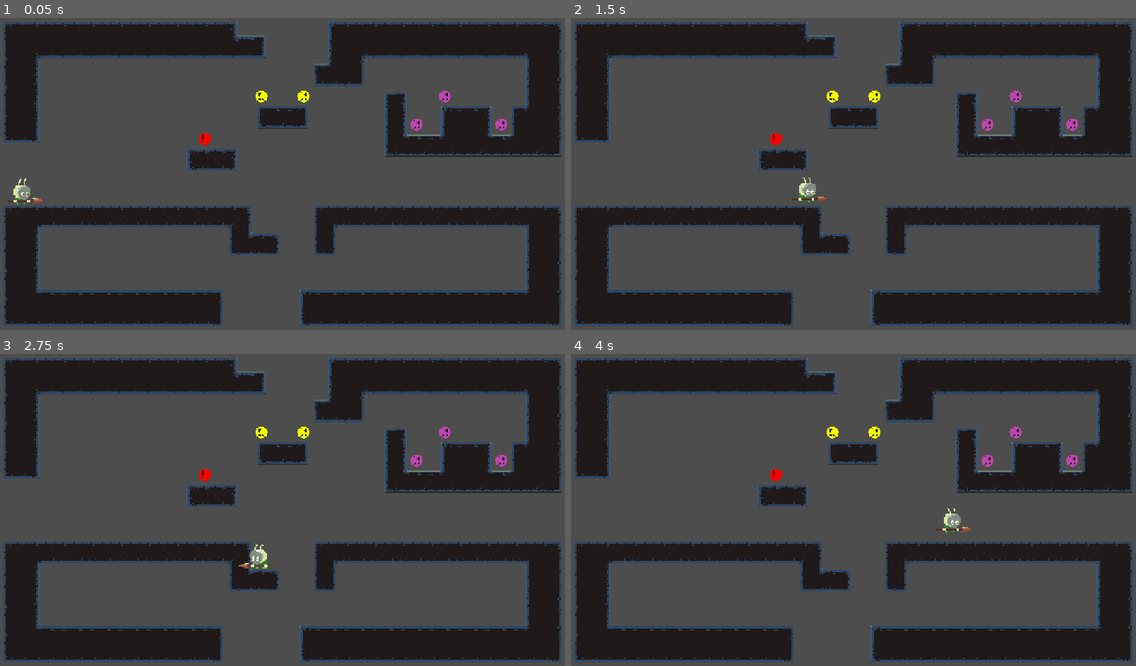
Above: before the commit, frames 1-4 (two rows, left to right).
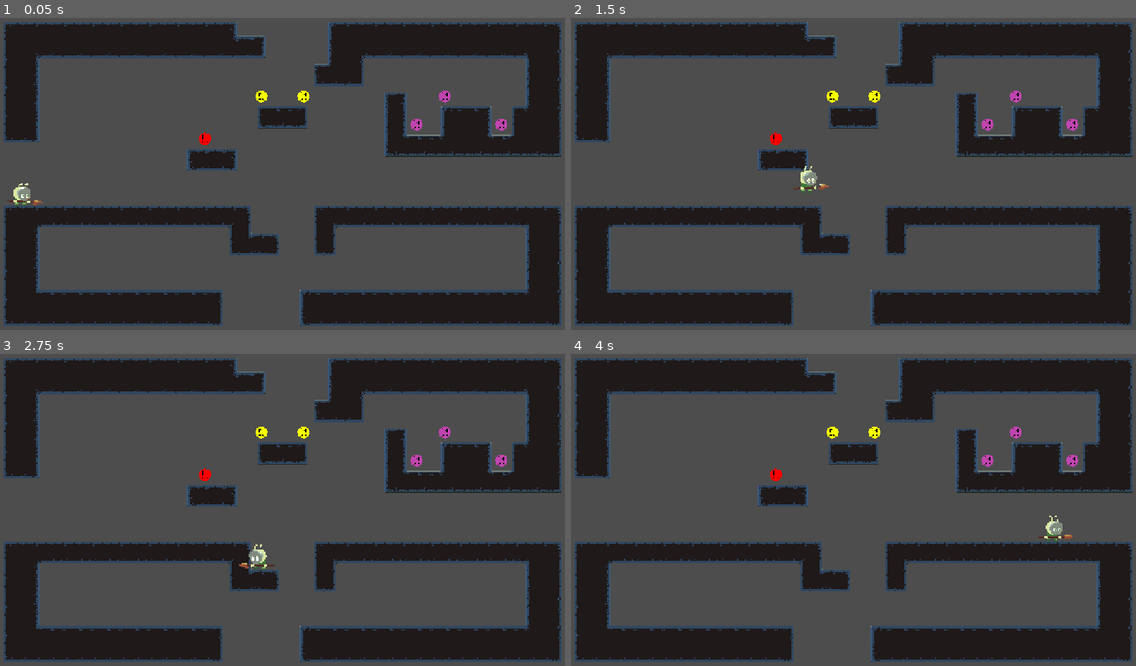
Above: after the commit, the same moments.

Repository: soulwa/ggj2026
Game: Godot game, scene res://Scenes/Levels/example_level4direction.tscn
Two runs of this game, one before a commit and one after it. Both use one fixed random seed, a clock stepped at 60 frames per second and the inputs below. This scene is started directly instead of the project's main scene.
Inputs:
- Up to frame 1 (0.05 s): no input
- Up to frame 2 (1.5 s): tap Enter at 0.5 s; hold X (action) 0.53-1.28 s; hold Right (right) from 0.53 s (still down); tap Z (jump) at 0.77, 0.8, 1.07, 1.35 s
- Up to frame 3 (2.75 s): tap Z (jump) at 1.52, 1.82, 2.3 s; tap X (action) at 1.55 s; release Right (right) at 2.03 s; hold Left (left) from 2.03 s (still down); hold X (action) from 2.03 s (still down)
- Up to frame 4 (4 s): release Left (left) at 2.78 s; release X (action) at 2.78 s; hold Right (right) from 2.78 s (still down); tap Shift (switch_mask) at 2.85 s; tap Z (jump) at 3.02, 3.32, 3.77, 3.8 s; tap X (action) at 3.05 s; hold X (action) from 3.53 s (still down)

The runs differ from the first frame. In frame 1, 0.1% of the frame differs, in the area x 1-8%, y 51-61%; in frame 2, 0.3%; in frame 3, less than 0.1%; in frame 4, 0.4%, in the area x 64-89%, y 49-60%.

Commit message:
player updates

Diff:
--- a/Scenes/Levels/example_level4direction.tscn
+++ b/Scenes/Levels/example_level4direction.tscn
@@ -37,20 +37,20 @@
 direction = 3
 
 [connection signal="body_entered" from="TileMapLayer/LevelTransition" to="TileMapLayer/LevelTransition" method="_on_body_entered"]
-[connection signal="body_entered" from="TileMapLayer/@Area2D@87433" to="TileMapLayer/@Area2D@87433" method="_on_body_entered"]
-[connection signal="body_entered" from="TileMapLayer/@Area2D@87434" to="TileMapLayer/@Area2D@87434" method="_on_body_entered"]
-[connection signal="body_entered" from="TileMapLayer/@Area2D@87435" to="TileMapLayer/@Area2D@87435" method="_on_body_entered"]
-[connection signal="body_entered" from="TileMapLayer/@Area2D@87436" to="TileMapLayer/@Area2D@87436" method="_on_body_entered"]
-[connection signal="body_entered" from="TileMapLayer/@Area2D@87437" to="TileMapLayer/@Area2D@87437" method="_on_body_entered"]
-[connection signal="body_entered" from="TileMapLayer/@Area2D@87438" to="TileMapLayer/@Area2D@87438" method="_on_body_entered"]
-[connection signal="body_entered" from="TileMapLayer/@Area2D@87439" to="TileMapLayer/@Area2D@87439" method="_on_body_entered"]
-[connection signal="body_entered" from="TileMapLayer/@Area2D@87440" to="TileMapLayer/@Area2D@87440" method="_on_body_entered"]
-[connection signal="body_entered" from="TileMapLayer/@Area2D@87441" to="TileMapLayer/@Area2D@87441" method="_on_body_entered"]
-[connection signal="body_entered" from="TileMapLayer/@Area2D@87442" to="TileMapLayer/@Area2D@87442" method="_on_body_entered"]
-[connection signal="body_entered" from="TileMapLayer/@Area2D@87443" to="TileMapLayer/@Area2D@87443" method="_on_body_entered"]
-[connection signal="body_entered" from="TileMapLayer/@Area2D@87444" to="TileMapLayer/@Area2D@87444" method="_on_body_entered"]
-[connection signal="body_entered" from="TileMapLayer/@Area2D@87445" to="TileMapLayer/@Area2D@87445" method="_on_body_entered"]
-[connection signal="body_entered" from="TileMapLayer/@Area2D@87446" to="TileMapLayer/@Area2D@87446" method="_on_body_entered"]
-[connection signal="body_entered" from="TileMapLayer/@Area2D@87447" to="TileMapLayer/@Area2D@87447" method="_on_body_entered"]
-[connection signal="body_entered" from="TileMapLayer/@Area2D@87448" to="TileMapLayer/@Area2D@87448" method="_on_body_entered"]
-[connection signal="body_entered" from="TileMapLayer/@Area2D@87449" to="TileMapLayer/@Area2D@87449" method="_on_body_entered"]
+[connection signal="body_entered" from="TileMapLayer/@Area2D@18877" to="TileMapLayer/@Area2D@18877" method="_on_body_entered"]
+[connection signal="body_entered" from="TileMapLayer/@Area2D@18878" to="TileMapLayer/@Area2D@18878" method="_on_body_entered"]
+[connection signal="body_entered" from="TileMapLayer/@Area2D@18879" to="TileMapLayer/@Area2D@18879" method="_on_body_entered"]
+[connection signal="body_entered" from="TileMapLayer/@Area2D@18880" to="TileMapLayer/@Area2D@18880" method="_on_body_entered"]
+[connection signal="body_entered" from="TileMapLayer/@Area2D@18881" to="TileMapLayer/@Area2D@18881" method="_on_body_entered"]
+[connection signal="body_entered" from="TileMapLayer/@Area2D@18882" to="TileMapLayer/@Area2D@18882" method="_on_body_entered"]
+[connection signal="body_entered" from="TileMapLayer/@Area2D@18883" to="TileMapLayer/@Area2D@18883" method="_on_body_entered"]
+[connection signal="body_entered" from="TileMapLayer/@Area2D@18884" to="TileMapLayer/@Area2D@18884" method="_on_body_entered"]
+[connection signal="body_entered" from="TileMapLayer/@Area2D@18885" to="TileMapLayer/@Area2D@18885" method="_on_body_entered"]
+[connection signal="body_entered" from="TileMapLayer/@Area2D@18886" to="TileMapLayer/@Area2D@18886" method="_on_body_entered"]
+[connection signal="body_entered" from="TileMapLayer/@Area2D@18887" to="TileMapLayer/@Area2D@18887" method="_on_body_entered"]
+[connection signal="body_entered" from="TileMapLayer/@Area2D@18888" to="TileMapLayer/@Area2D@18888" method="_on_body_entered"]
+[connection signal="body_entered" from="TileMapLayer/@Area2D@18889" to="TileMapLayer/@Area2D@18889" method="_on_body_entered"]
+[connection signal="body_entered" from="TileMapLayer/@Area2D@18890" to="TileMapLayer/@Area2D@18890" method="_on_body_entered"]
+[connection signal="body_entered" from="TileMapLayer/@Area2D@18891" to="TileMapLayer/@Area2D@18891" method="_on_body_entered"]
+[connection signal="body_entered" from="TileMapLayer/@Area2D@18892" to="TileMapLayer/@Area2D@18892" method="_on_body_entered"]
+[connection signal="body_entered" from="TileMapLayer/@Area2D@18893" to="TileMapLayer/@Area2D@18893" method="_on_body_entered"]
--- a/Scenes/gym.tscn
+++ b/Scenes/gym.tscn
@@ -11,3 +11,29 @@
 
 [node name="Player" parent="." unique_id=1327567935 instance=ExtResource("2_wuvem")]
 position = Vector2(163, 495)
+run_accel = null
+run_top_speed = null
+ground_friction = null
+air_accel = null
+air_top_speed = null
+air_friction = null
+turnaround_multiplier = null
+gravity = null
+jump_pixels = null
+jump_cancel_pixels = null
+max_fall_speed = null
+jump_buffer = null
+coyote_time = null
+action_buffer = null
+thrust_forward_pixels = null
+thrust_height_pixels = null
+thrust_time = null
+num_thrusts_per_jump = null
+wall_bounce_force_x = null
+wall_bounce_height_pixels = null
+dj_startup_time = null
+double_jump_power = null
+double_jump_arc = null
+dive_startup_time = null
+dive_accel = null
+dive_max_speed = null
--- a/Scenes/player.tscn
+++ b/Scenes/player.tscn
@@ -2,17 +2,36 @@
 
 [ext_resource type="Script" uid="uid://utx1cv7juuf5" path="res://Scripts/player.gd" id="1_cvnsp"]
 [ext_resource type="Texture2D" uid="uid://bhnlook8ti2qb" path="res://Assets/Sprites/player-neutral-body.png" id="2_fkybt"]
+[ext_resource type="Texture2D" uid="uid://bi8jyaveywfuq" path="res://Assets/Sprites/player-jump-body.png" id="3_ukyrk"]
 [ext_resource type="Texture2D" uid="uid://b5nyo2ajajnaw" path="res://Assets/Sprites/player-running-body.png" id="3_x3wgy"]
 [ext_resource type="Texture2D" uid="uid://mwoxk3x1yvq7" path="res://Assets/Sprites/player-thrust-body.png" id="4_tx1dd"]
 [ext_resource type="Texture2D" uid="uid://bq5md5gstd8al" path="res://Assets/Sprites/player-neutral-mask.png" id="4_x3wgy"]
 [ext_resource type="Texture2D" uid="uid://dxhf72uoj2ssp" path="res://Assets/Sprites/player-neutral-spear.png" id="5_3smsa"]
 [ext_resource type="Texture2D" uid="uid://d1par8hg1tmfv" path="res://Assets/Sprites/player-running-mask.png" id="5_8erm5"]
 [ext_resource type="Texture2D" uid="uid://vtqqxwx8dueg" path="res://Assets/Sprites/player-running-spear.png" id="7_3smsa"]
+[ext_resource type="Texture2D" uid="uid://bv8pjuxcwfvf0" path="res://Assets/Sprites/player-jump-mask.png" id="7_7dp3o"]
 [ext_resource type="Texture2D" uid="uid://swei1d44s7gd" path="res://Assets/Sprites/player-thrust-mask.png" id="7_gymyn"]
 [ext_resource type="Texture2D" uid="uid://c47nouorgr18i" path="res://Assets/Sprites/player-thrust-spear.png" id="10_pu2lt"]
+[ext_resource type="Texture2D" uid="uid://b5t70y3872jtp" path="res://Assets/Sprites/player-jump-spear.png" id="11_h4iuc"]
 
 [sub_resource type="RectangleShape2D" id="RectangleShape2D_f3sb7"]
-size = Vector2(21, 21)
+size = Vector2(20, 16.166668)
+
+[sub_resource type="AtlasTexture" id="AtlasTexture_83xs0"]
+atlas = ExtResource("3_ukyrk")
+region = Rect2(192, 0, 192, 192)
+
+[sub_resource type="AtlasTexture" id="AtlasTexture_ypfnu"]
+atlas = ExtResource("3_ukyrk")
+region = Rect2(384, 0, 192, 192)
+
+[sub_resource type="AtlasTexture" id="AtlasTexture_xuaoq"]
+atlas = ExtResource("3_ukyrk")
+region = Rect2(576, 0, 192, 192)
+
+[sub_resource type="AtlasTexture" id="AtlasTexture_wohnl"]
+atlas = ExtResource("3_ukyrk")
+region = Rect2(768, 0, 192, 192)
 
 [sub_resource type="AtlasTexture" id="AtlasTexture_f1ek2"]
 atlas = ExtResource("3_x3wgy")
@@ -54,6 +73,31 @@
 }, {
 "frames": [{
 "duration": 1.0,
+"texture": SubResource("AtlasTexture_83xs0")
+}, {
+"duration": 1.0,
+"texture": SubResource("AtlasTexture_ypfnu")
+}, {
+"duration": 1.0,
+"texture": SubResource("AtlasTexture_xuaoq")
+}],
+"loop": false,
+"name": &"jump",
+"speed": 15.0
+}, {
+"frames": [{
+"duration": 1.0,
+"texture": SubResource("AtlasTexture_wohnl")
+}, {
+"duration": 1.0,
+"texture": ExtResource("2_fkybt")
+}],
+"loop": false,
+"name": &"land",
+"speed": 10.0
+}, {
+"frames": [{
+"duration": 1.0,
 "texture": SubResource("AtlasTexture_f1ek2")
 }, {
 "duration": 1.0,
@@ -83,6 +127,26 @@
 "name": &"thrust",
 "speed": 15.0
 }]
+
+[sub_resource type="AtlasTexture" id="AtlasTexture_yh6i2"]
+atlas = ExtResource("7_7dp3o")
+region = Rect2(192, 0, 192, 192)
+
+[sub_resource type="AtlasTexture" id="AtlasTexture_nv4vc"]
+atlas = ExtResource("7_7dp3o")
+region = Rect2(384, 0, 192, 192)
+
+[sub_resource type="AtlasTexture" id="AtlasTexture_8gxox"]
+atlas = ExtResource("7_7dp3o")
+region = Rect2(576, 0, 192, 192)
+
+[sub_resource type="AtlasTexture" id="AtlasTexture_36dho"]
+atlas = ExtResource("7_7dp3o")
+region = Rect2(768, 0, 192, 192)
+
+[sub_resource type="AtlasTexture" id="AtlasTexture_11gg7"]
+atlas = ExtResource("4_x3wgy")
+region = Rect2(0, 0, 192, 192)
 
 [sub_resource type="AtlasTexture" id="AtlasTexture_ukyrk"]
 atlas = ExtResource("5_8erm5")
@@ -124,6 +188,31 @@
 }, {
 "frames": [{
 "duration": 1.0,
+"texture": SubResource("AtlasTexture_yh6i2")
+}, {
+"duration": 1.0,
+"texture": SubResource("AtlasTexture_nv4vc")
+}, {
+"duration": 1.0,
+"texture": SubResource("AtlasTexture_8gxox")
+}],
+"loop": false,
+"name": &"jump",
+"speed": 15.0
+}, {
+"frames": [{
+"duration": 1.0,
+"texture": SubResource("AtlasTexture_36dho")
+}, {
+"duration": 1.0,
+"texture": SubResource("AtlasTexture_11gg7")
+}],
+"loop": false,
+"name": &"land",
+"speed": 10.0
+}, {
+"frames": [{
+"duration": 1.0,
 "texture": SubResource("AtlasTexture_ukyrk")
 }, {
 "duration": 1.0,
@@ -153,6 +242,22 @@
 "name": &"thrust",
 "speed": 15.0
 }]
+
+[sub_resource type="AtlasTexture" id="AtlasTexture_qpa8y"]
+atlas = ExtResource("11_h4iuc")
+region = Rect2(192, 0, 192, 192)
+
+[sub_resource type="AtlasTexture" id="AtlasTexture_sbwqj"]
+atlas = ExtResource("11_h4iuc")
+region = Rect2(384, 0, 192, 192)
+
+[sub_resource type="AtlasTexture" id="AtlasTexture_xwi16"]
+atlas = ExtResource("11_h4iuc")
+region = Rect2(576, 0, 192, 192)
+
+[sub_resource type="AtlasTexture" id="AtlasTexture_sweqm"]
+atlas = ExtResource("11_h4iuc")
+region = Rect2(768, 0, 192, 192)
 
 [sub_resource type="AtlasTexture" id="AtlasTexture_8erm5"]
 atlas = ExtResource("7_3smsa")
@@ -194,6 +299,31 @@
 }, {
 "frames": [{
 "duration": 1.0,
+"texture": SubResource("AtlasTexture_qpa8y")
+}, {
+"duration": 1.0,
+"texture": SubResource("AtlasTexture_sbwqj")
+}, {
+"duration": 1.0,
+"texture": SubResource("AtlasTexture_xwi16")
+}],
+"loop": false,
+"name": &"jump",
+"speed": 15.0
+}, {
+"frames": [{
+"duration": 1.0,
+"texture": SubResource("AtlasTexture_sweqm")
+}, {
+"duration": 1.0,
+"texture": ExtResource("5_3smsa")
+}],
+"loop": false,
+"name": &"land",
+"speed": 10.0
+}, {
+"frames": [{
+"duration": 1.0,
 "texture": SubResource("AtlasTexture_8erm5")
 }, {
 "duration": 1.0,
@@ -223,26 +353,47 @@
 "name": &"thrust",
 "speed": 15.0
 }]
+
+[sub_resource type="RectangleShape2D" id="RectangleShape2D_ukyrk"]
+size = Vector2(70, 14)
 
 [node name="Player" type="CharacterBody2D" unique_id=1327567935]
 collision_mask = 14
+floor_block_on_wall = false
 script = ExtResource("1_cvnsp")
 
 [node name="CollisionShape2D" type="CollisionShape2D" parent="." unique_id=334823801]
+position = Vector2(0, 7.2500005)
 scale = Vector2(2, 3)
 shape = SubResource("RectangleShape2D_f3sb7")
 
 [node name="Body" type="AnimatedSprite2D" parent="." unique_id=955490563]
 texture_filter = 1
 sprite_frames = SubResource("SpriteFrames_036b0")
+animation = &"land"
+
+[node name="Mask" type="AnimatedSprite2D" parent="." unique_id=973414495]
+sprite_frames = SubResource("SpriteFrames_8erm5")
+animation = &"land"
+
+[node name="Spear" type="AnimatedSprite2D" parent="." unique_id=2118708115]
+sprite_frames = SubResource("SpriteFrames_f1ek2")
 animation = &"thrust"
 frame = 2
 frame_progress = 1.0
 
-[node name="Mask" type="AnimatedSprite2D" parent="." unique_id=973414495]
-sprite_frames = SubResource("SpriteFrames_8erm5")
-animation = &"thrust"
-
-[node name="Spear" type="AnimatedSprite2D" parent="." unique_id=2118708115]
-sprite_frames = SubResource("SpriteFrames_f1ek2")
-animation = &"thrust"
+[node name="SpearHitbox" type="Area2D" parent="." unique_id=1815314269]
+collision_layer = 0
+collision_mask = 6
+
+[node name="ShapeRight" type="CollisionShape2D" parent="SpearHitbox" unique_id=1271532211]
+position = Vector2(55, 12)
+shape = SubResource("RectangleShape2D_ukyrk")
+disabled = true
+
+[node name="ShapeLeft" type="CollisionShape2D" parent="SpearHitbox" unique_id=1086160323]
+position = Vector2(-55, 12)
+shape = SubResource("RectangleShape2D_ukyrk")
+disabled = true
+
+[connection signal="body_entered" from="SpearHitbox" to="." method="_on_spear_hitbox_body_entered"]
--- a/Scripts/globals.gd
+++ b/Scripts/globals.gd
@@ -12,3 +12,10 @@
 # 0 to 1 to fill screen, "cutscene" maybe.
 # when its 1.0 you can swim
 var waterworld := 0.0
+
+enum Action {
+	Thrust,
+	DoubleJump,
+	Dive,
+}
+var currently_selected_action: Action = Action.Thrust
--- a/Scripts/player.gd
+++ b/Scripts/player.gd
@@ -20,6 +20,9 @@
 
 # sprites
 @onready var sprites: Array[AnimatedSprite2D] = [$Body, $Mask, $Spear]
+@onready var spear_hitbox: Area2D = $SpearHitbox
+@onready var shape_right: CollisionShape2D = $SpearHitbox/ShapeRight
+@onready var shape_left: CollisionShape2D = $SpearHitbox/ShapeLeft
 
 
 const DT := 0.016
@@ -55,7 +58,7 @@
 var thrust_up_force: float
 @export var thrust_time := DT * 10
 @export var num_thrusts_per_jump := 1
-@export var wall_bounce_force_x := 250.0
+@export var wall_bounce_force_x := 100.0
 @export var wall_bounce_height_pixels := 16*8
 var wall_bounce_force_y: float
 
@@ -84,6 +87,7 @@
 var coyote_timer := coyote_time
 var jump_buffer_timer := 0.0
 var action_buffer_timer := 0.0
+var was_in_air_last_frame: bool = false
 
 var thrust_timer: float
 var thrust_direction: int
@@ -93,15 +97,6 @@
 var last_tick_right: int
 var last_tick_up: int
 var last_tick_down: int
-
-enum Action {
-	Thrust,
-	DoubleJump,
-	Downdash,
-}
-var currently_selected_action: Action = Action.Thrust
-var has_double_jump := false
-var has_downdash := false
 
 
 func _ready() -> void:
@@ -223,10 +218,14 @@
 			thrusts_remaining = num_thrusts_per_jump
 		if input_action_pressed:
 			action_buffer_timer = action_buffer
-		if action_buffer_timer > 0 and thrusts_remaining > 0:
-			current_state = MoveState.THRUST
-			thrust_timer = thrust_time
-			thrusts_remaining -= 1
+		match Globals.currently_selected_action:
+			Globals.Action.Thrust:
+				if action_buffer_timer > 0 and thrusts_remaining > 0:
+					begin_thrust()
+			Globals.Action.Dive:
+				pass
+			Globals.Action.DoubleJump:
+				pass
 
 		# compute maximums (unless we want to bypass), gravity as final pass on "physics"
 		#velocity.x = clamp(velocity.x, -effective_top_speed, effective_top_speed)
@@ -245,40 +244,75 @@
 		thrust_timer -= delta
 		if thrust_timer < 0:
 			current_state = MoveState.THRUST_ACTIONABLE
-		# if we hit wall, bounce off
-		if is_on_wall():
-			# TODO: check via spear hitbox
-			velocity.x = -facedir * wall_bounce_force_x
-			velocity.y = wall_bounce_force_y
-			current_state = MoveState.NORMAL
+		# check for hits
+		for body in spear_hitbox.get_overlapping_bodies():
+			if body is TileMapLayer:
+				bounce_off_wall()
+
 	# thrust can be cancelled, gravity applies now
 	elif current_state == MoveState.THRUST_ACTIONABLE:
 		# apply gravity
 		velocity.y += gravity * delta
 		if sign(hmove) == -sign(velocity.x) or is_on_floor() or is_on_wall():
-			current_state = MoveState.NORMAL
-
-	print(MoveState.keys()[current_state])
+			end_thrust()
 
 	move_and_slide()
 	var num_cols = get_slide_collision_count()
 	for idx in num_cols:
 		var collision = get_slide_collision(idx)
 		# TODO (sam): do relevant stuff here if we need, like enemies, walls, spike
+		pass
 	#endregion
 
 	#region ANIMATION
 	for sprite in sprites:
 		sprite.flip_h = facedir == -1
 		if current_state == MoveState.NORMAL:
-			if hmove != 0:
-				sprite.play("run")
+			if is_on_floor():
+				if hmove != 0:
+					sprite.play("run")
+				else:
+					if sprite.animation != "land": sprite.play("idle")
+				if was_in_air_last_frame:
+					sprite.play("land")
 			else:
-				sprite.play("idle")
+				if sprite.animation != "jump": sprite.play("jump")
 		elif current_state == MoveState.THRUST or current_state == MoveState.THRUST_ACTIONABLE and sprite.animation != "thrust":
 			sprite.play("thrust")
+
+	if !is_on_floor():
+		was_in_air_last_frame = true
+	else:
+		was_in_air_last_frame = false
+	print($Body.animation)
 	#endregion
 
 func switch_level(direction: Level.Direction):
 	var current_level: Level = get_parent()
 	current_level.switch_level(direction)
+
+
+func begin_thrust() -> void:
+	current_state = MoveState.THRUST
+	thrust_timer = thrust_time
+	thrusts_remaining -= 1
+	action_buffer_timer = 0
+	spear_hitbox.monitoring = true
+	if facedir < 0:
+		shape_right.disabled = true
+		shape_left.disabled = false
+	else:
+		shape_right.disabled = false
+		shape_left.disabled = true
+
+func end_thrust() -> void:
+	spear_hitbox.monitoring = false
+	shape_right.disabled = true
+	shape_left.disabled = true
+	current_state = MoveState.NORMAL
+
+func bounce_off_wall() -> void:
+	# if we hit wall, bounce off
+	velocity.x = -facedir * wall_bounce_force_x
+	velocity.y = wall_bounce_force_y
+	end_thrust()
Binary file added: Assets/Sprites/player-jump-body.png
Not shown, added: Assets/Sprites/player-jump-body.png.import
Binary file added: Assets/Sprites/player-jump-mask.png
Not shown, added: Assets/Sprites/player-jump-mask.png.import
Binary file added: Assets/Sprites/player-jump-spear.png
Not shown, added: Assets/Sprites/player-jump-spear.png.import
Not shown: 1 places in Scenes/Levels/example_level4direction.tscn that only renumber resources
Not shown: 1 places in Scenes/gym.tscn that only renumber resources
Not shown: 1 places in Scenes/tileset.tres that only renumber resources
